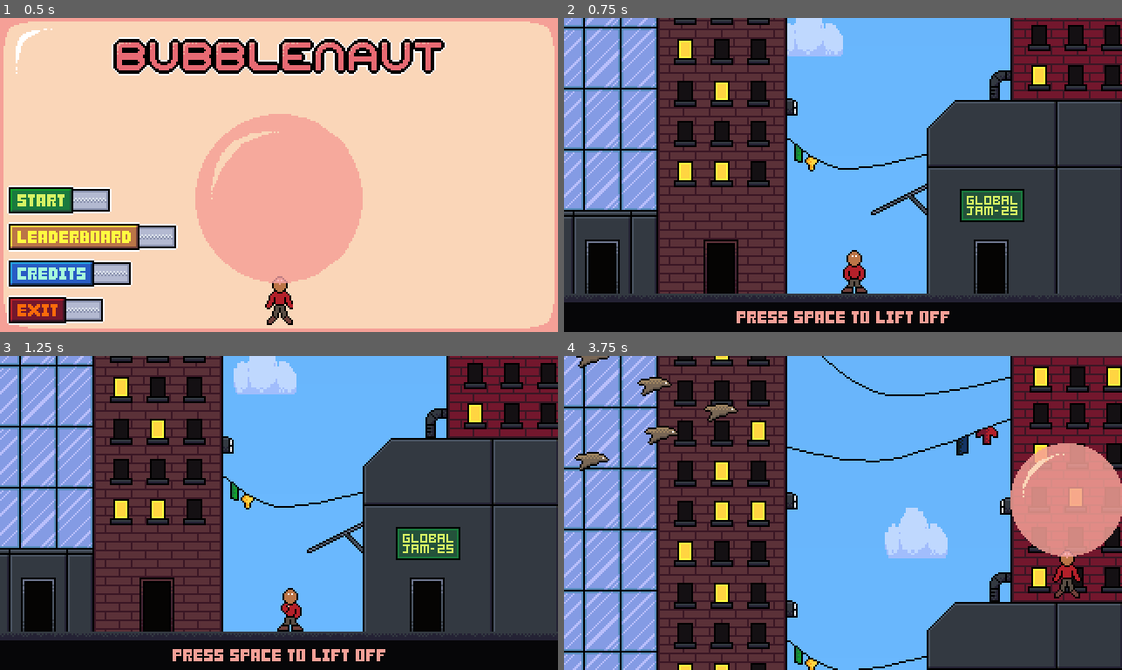
Above: before the commit, frames 1-4 (two rows, left to right).
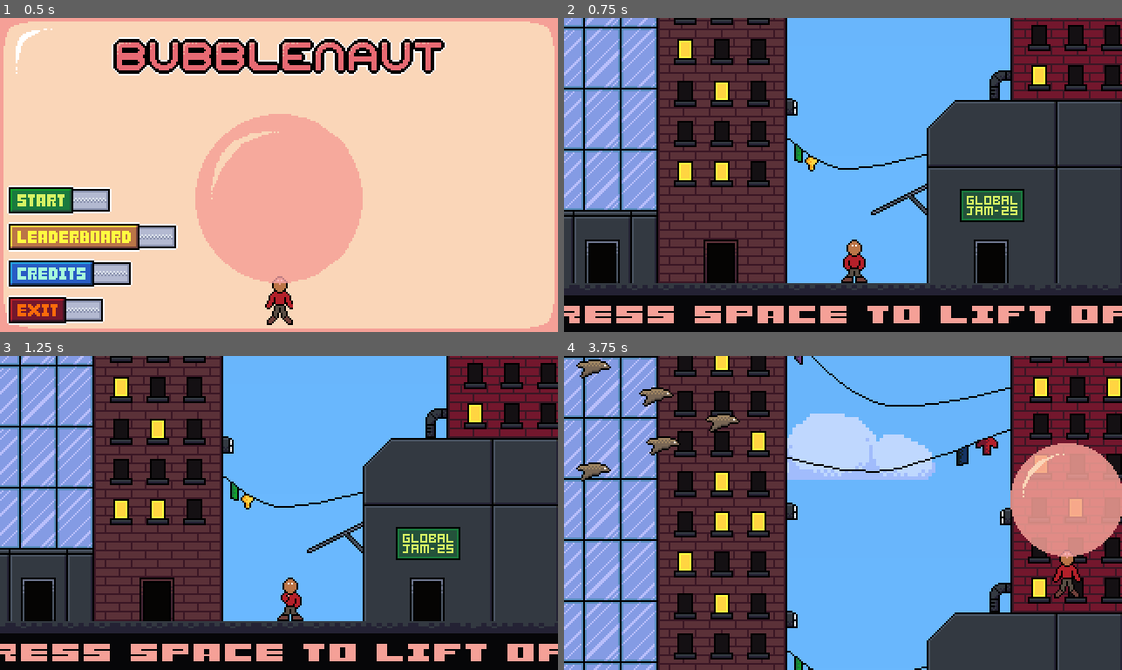
Above: after the commit, the same moments.

Repository: eagle-eye-scouter/GGJ_BubbleBlowing
Game: Godot game, scene res://scenes/main_menu.tscn
The game is run twice, just before and just after one commit, with the same random seed, the same clock (stepped at 60 frames per second) and the same inputs.
Inputs (mouse positions are in pixels of both pictures, inside the frame that each line leads up to):
- Up to frame 1 (0.5 s): no input
- Up to frame 2 (0.75 s): click (658, 200) at 0.5 s
- Up to frame 3 (1.25 s): no input
- Up to frame 4 (3.75 s): tap Enter (ui_accept) at 1.25, 1.52, 2.27 s; hold D (player_right) 1.28-2.03 s; hold Space (player_breath) 1.28-2.03 s; hold S (player_down) 2.03-2.78 s; tap End (sacred_mode) at 2.1, 3.6 s; hold D (player_right) 2.78-3.53 s; hold Space (player_breath) 2.78-3.53 s; hold W (player_up) from 3.53 s (still down)

Frame 1 is identical in both runs. In frame 2, 8.9% of the frame differs, in the area x 0-100%, y 0-98%; in frame 3, 9.0%; in frame 4, 35%, in the area x 0-100%, y 0-100%.

Commit message:
Reorder backdrop, add birds

Diff:
--- a/scenes/scroll_world.tscn
+++ b/scenes/scroll_world.tscn
@@ -89,157 +89,183 @@
 
 [node name="Dynamic" type="Node2D" parent="."]
 
+[node name="Clouds" type="Node2D" parent="Dynamic"]
+z_index = -1
+position = Vector2(159, 172)
+scale = Vector2(3, 1.333)
+
+[node name="Stars" type="Sprite2D" parent="Dynamic/Clouds"]
+position = Vector2(-7.66666, -11826)
+scale = Vector2(0.333333, 0.750188)
+texture = ExtResource("16_gvx8e")
+
+[node name="Cloud0" parent="Dynamic/Clouds" instance=ExtResource("5_74hj0")]
+position = Vector2(-23.6667, -1335.33)
+scale = Vector2(0.666667, 1.50038)
+
+[node name="Cloud1" parent="Dynamic/Clouds" instance=ExtResource("5_74hj0")]
+position = Vector2(-31.6667, -5332.33)
+scale = Vector2(0.666667, 1.50038)
+
+[node name="Cloud2" parent="Dynamic/Clouds" instance=ExtResource("5_74hj0")]
+position = Vector2(29.6667, -2049.51)
+scale = Vector2(0.666667, 1.50038)
+
+[node name="Cloud3" parent="Dynamic/Clouds" instance=ExtResource("5_74hj0")]
+position = Vector2(-7.66666, -8315.08)
+scale = Vector2(0.666667, 1.50038)
+
+[node name="Cloud4" parent="Dynamic/Clouds" instance=ExtResource("5_74hj0")]
+position = Vector2(24.3333, -8117.03)
+scale = Vector2(0.666667, 1.50038)
+
+[node name="Cloud5" parent="Dynamic/Clouds" instance=ExtResource("5_74hj0")]
+position = Vector2(-21, -7624.91)
+scale = Vector2(0.666667, 1.50038)
+
+[node name="Cloud6" parent="Dynamic/Clouds" instance=ExtResource("5_74hj0")]
+position = Vector2(5.66667, -6922.73)
+scale = Vector2(0.666667, 1.50038)
+
+[node name="Cloud7" parent="Dynamic/Clouds" instance=ExtResource("5_74hj0")]
+position = Vector2(-15.6667, -6436.61)
+scale = Vector2(0.666667, 1.50038)
+
+[node name="Cloud8" parent="Dynamic/Clouds" instance=ExtResource("5_74hj0")]
+position = Vector2(19, -5800.45)
+scale = Vector2(0.666667, 1.50038)
+
+[node name="Cloud9" parent="Dynamic/Clouds" instance=ExtResource("5_74hj0")]
+position = Vector2(19, -4450.11)
+scale = Vector2(0.666667, 1.50038)
+
+[node name="Cloud10" parent="Dynamic/Clouds" instance=ExtResource("5_74hj0")]
+position = Vector2(-26.3333, -4195.8)
+scale = Vector2(0.666667, 1.50038)
+
+[node name="Cloud11" parent="Dynamic/Clouds" instance=ExtResource("5_74hj0")]
+position = Vector2(3, -3315.83)
+scale = Vector2(0.666667, 1.50038)
+
+[node name="Stars3" type="Sprite2D" parent="Dynamic/Clouds"]
+position = Vector2(0.333336, -11615.9)
+rotation = -1.57079
+scale = Vector2(0.750188, -0.333333)
+texture = ExtResource("16_gvx8e")
+
+[node name="CloudB1" parent="Dynamic/Clouds" instance=ExtResource("5_74hj0")]
+position = Vector2(-71.6667, -759.19)
+scale = Vector2(0.666667, 1.50038)
+
+[node name="Sprite2D" parent="Dynamic/Clouds/CloudB1" index="0"]
+texture = ExtResource("7_xh6x7")
+
+[node name="CloudB2" parent="Dynamic/Clouds" instance=ExtResource("5_74hj0")]
+position = Vector2(-61, -1659.41)
+scale = Vector2(0.666667, 1.50038)
+
+[node name="Sprite2D" parent="Dynamic/Clouds/CloudB2" index="0"]
+texture = ExtResource("7_xh6x7")
+
+[node name="CloudB3" parent="Dynamic/Clouds" instance=ExtResource("5_74hj0")]
+position = Vector2(-39.6667, -897.224)
+scale = Vector2(0.666667, 1.50038)
+
+[node name="Sprite2D" parent="Dynamic/Clouds/CloudB3" index="0"]
+texture = ExtResource("7_xh6x7")
+
+[node name="CloudB4" parent="Dynamic/Clouds" instance=ExtResource("5_74hj0")]
+position = Vector2(40.3333, -1089.27)
+scale = Vector2(0.666667, 1.50038)
+
+[node name="Sprite2D" parent="Dynamic/Clouds/CloudB4" index="0"]
+texture = ExtResource("7_xh6x7")
+
+[node name="Stars4" type="Sprite2D" parent="Dynamic/Clouds"]
+position = Vector2(3, -11892)
+rotation = -1.57079
+scale = Vector2(0.750188, -0.333333)
+texture = ExtResource("16_gvx8e")
+
+[node name="CloudB5" parent="Dynamic/Clouds" instance=ExtResource("5_74hj0")]
+position = Vector2(-42.3333, -1263.32)
+scale = Vector2(0.666667, 1.50038)
+
+[node name="Sprite2D" parent="Dynamic/Clouds/CloudB5" index="0"]
+texture = ExtResource("7_xh6x7")
+
+[node name="CloudB6" parent="Dynamic/Clouds" instance=ExtResource("5_74hj0")]
+position = Vector2(-39.6667, -2433.61)
+scale = Vector2(0.666667, 1.50038)
+
+[node name="Sprite2D" parent="Dynamic/Clouds/CloudB6" index="0"]
+texture = ExtResource("7_xh6x7")
+
+[node name="CloudB7" parent="Dynamic/Clouds" instance=ExtResource("5_74hj0")]
+position = Vector2(-13, -3873.97)
+scale = Vector2(0.666667, 1.50038)
+
+[node name="Sprite2D" parent="Dynamic/Clouds/CloudB7" index="0"]
+texture = ExtResource("7_xh6x7")
+
+[node name="CloudC1" parent="Dynamic/Clouds" instance=ExtResource("5_74hj0")]
+position = Vector2(-66.3333, -2985.75)
+scale = Vector2(0.666667, 1.50038)
+
+[node name="Sprite2D" parent="Dynamic/Clouds/CloudC1" index="0"]
+texture = ExtResource("8_0vi3f")
+
+[node name="CloudC2" parent="Dynamic/Clouds" instance=ExtResource("5_74hj0")]
+position = Vector2(21.6667, -1815.45)
+scale = Vector2(0.666667, 1.50038)
+
+[node name="Sprite2D" parent="Dynamic/Clouds/CloudC2" index="0"]
+texture = ExtResource("8_0vi3f")
+
+[node name="CloudC3" parent="Dynamic/Clouds" instance=ExtResource("5_74hj0")]
+position = Vector2(13.6667, -3837.96)
+scale = Vector2(0.666667, 1.50038)
+
+[node name="Sprite2D" parent="Dynamic/Clouds/CloudC3" index="0"]
+texture = ExtResource("8_0vi3f")
+
+[node name="CloudC4" parent="Dynamic/Clouds" instance=ExtResource("5_74hj0")]
+position = Vector2(-23.6667, -2217.55)
+scale = Vector2(0.666667, 1.50038)
+
+[node name="Sprite2D" parent="Dynamic/Clouds/CloudC4" index="0"]
+texture = ExtResource("8_0vi3f")
+
+[node name="CloudC5" parent="Dynamic/Clouds" instance=ExtResource("5_74hj0")]
+position = Vector2(-63.6667, -471.118)
+scale = Vector2(0.666667, 1.50038)
+
+[node name="Sprite2D" parent="Dynamic/Clouds/CloudC5" index="0"]
+texture = ExtResource("8_0vi3f")
+
+[node name="CloudC6" parent="Dynamic/Clouds" instance=ExtResource("5_74hj0")]
+position = Vector2(-21, -165.041)
+scale = Vector2(0.666667, 1.50038)
+
+[node name="Sprite2D" parent="Dynamic/Clouds/CloudC6" index="0"]
+texture = ExtResource("8_0vi3f")
+
+[node name="CloudC7" parent="Dynamic/Clouds" instance=ExtResource("5_74hj0")]
+position = Vector2(-34.3333, -381.095)
+scale = Vector2(0.666667, 1.50038)
+
+[node name="Sprite2D" parent="Dynamic/Clouds/CloudC7" index="0"]
+texture = ExtResource("8_0vi3f")
+
+[node name="Stars2" type="Sprite2D" parent="Dynamic/Clouds"]
+position = Vector2(8.33334, -11795.9)
+rotation = 3.14159
+scale = Vector2(0.333333, -0.750188)
+texture = ExtResource("16_gvx8e")
+
 [node name="FloorGrass" parent="Dynamic" instance=ExtResource("3_xqx3g")]
-position = Vector2(160, 173)
-
-[node name="Clouds" type="Node2D" parent="Dynamic/FloorGrass"]
-z_index = -1
-
-[node name="Cloud0" parent="Dynamic/FloorGrass/Clouds" instance=ExtResource("5_74hj0")]
-position = Vector2(-23.6667, -1335.33)
-scale = Vector2(0.666667, 1.50038)
-
-[node name="Cloud1" parent="Dynamic/FloorGrass/Clouds" instance=ExtResource("5_74hj0")]
-position = Vector2(-31.6667, -5332.33)
-scale = Vector2(0.666667, 1.50038)
-
-[node name="Cloud2" parent="Dynamic/FloorGrass/Clouds" instance=ExtResource("5_74hj0")]
-position = Vector2(29.6667, -2049.51)
-scale = Vector2(0.666667, 1.50038)
-
-[node name="Cloud3" parent="Dynamic/FloorGrass/Clouds" instance=ExtResource("5_74hj0")]
-position = Vector2(-7.66666, -8315.08)
-scale = Vector2(0.666667, 1.50038)
-
-[node name="Cloud4" parent="Dynamic/FloorGrass/Clouds" instance=ExtResource("5_74hj0")]
-position = Vector2(24.3333, -8117.03)
-scale = Vector2(0.666667, 1.50038)
-
-[node name="Cloud5" parent="Dynamic/FloorGrass/Clouds" instance=ExtResource("5_74hj0")]
-position = Vector2(-21, -7624.91)
-scale = Vector2(0.666667, 1.50038)
-
-[node name="Cloud6" parent="Dynamic/FloorGrass/Clouds" instance=ExtResource("5_74hj0")]
-position = Vector2(5.66667, -6922.73)
-scale = Vector2(0.666667, 1.50038)
-
-[node name="Cloud7" parent="Dynamic/FloorGrass/Clouds" instance=ExtResource("5_74hj0")]
-position = Vector2(-15.6667, -6436.61)
-scale = Vector2(0.666667, 1.50038)
-
-[node name="Cloud8" parent="Dynamic/FloorGrass/Clouds" instance=ExtResource("5_74hj0")]
-position = Vector2(19, -5800.45)
-scale = Vector2(0.666667, 1.50038)
-
-[node name="Cloud9" parent="Dynamic/FloorGrass/Clouds" instance=ExtResource("5_74hj0")]
-position = Vector2(19, -4450.11)
-scale = Vector2(0.666667, 1.50038)
-
-[node name="Cloud10" parent="Dynamic/FloorGrass/Clouds" instance=ExtResource("5_74hj0")]
-position = Vector2(-26.3333, -4195.8)
-scale = Vector2(0.666667, 1.50038)
-
-[node name="Cloud11" parent="Dynamic/FloorGrass/Clouds" instance=ExtResource("5_74hj0")]
-position = Vector2(3, -3315.83)
-scale = Vector2(0.666667, 1.50038)
-
-[node name="CloudB1" parent="Dynamic/FloorGrass/Clouds" instance=ExtResource("5_74hj0")]
-position = Vector2(-71.6667, -759.19)
-scale = Vector2(0.666667, 1.50038)
-
-[node name="Sprite2D" parent="Dynamic/FloorGrass/Clouds/CloudB1" index="0"]
-texture = ExtResource("7_xh6x7")
-
-[node name="CloudB2" parent="Dynamic/FloorGrass/Clouds" instance=ExtResource("5_74hj0")]
-position = Vector2(-61, -1659.41)
-scale = Vector2(0.666667, 1.50038)
-
-[node name="Sprite2D" parent="Dynamic/FloorGrass/Clouds/CloudB2" index="0"]
-texture = ExtResource("7_xh6x7")
-
-[node name="CloudB3" parent="Dynamic/FloorGrass/Clouds" instance=ExtResource("5_74hj0")]
-position = Vector2(-39.6667, -897.224)
-scale = Vector2(0.666667, 1.50038)
-
-[node name="Sprite2D" parent="Dynamic/FloorGrass/Clouds/CloudB3" index="0"]
-texture = ExtResource("7_xh6x7")
-
-[node name="CloudB4" parent="Dynamic/FloorGrass/Clouds" instance=ExtResource("5_74hj0")]
-position = Vector2(40.3333, -1089.27)
-scale = Vector2(0.666667, 1.50038)
-
-[node name="Sprite2D" parent="Dynamic/FloorGrass/Clouds/CloudB4" index="0"]
-texture = ExtResource("7_xh6x7")
-
-[node name="CloudB5" parent="Dynamic/FloorGrass/Clouds" instance=ExtResource("5_74hj0")]
-position = Vector2(-42.3333, -1263.32)
-scale = Vector2(0.666667, 1.50038)
-
-[node name="Sprite2D" parent="Dynamic/FloorGrass/Clouds/CloudB5" index="0"]
-texture = ExtResource("7_xh6x7")
-
-[node name="CloudB6" parent="Dynamic/FloorGrass/Clouds" instance=ExtResource("5_74hj0")]
-position = Vector2(-39.6667, -2433.61)
-scale = Vector2(0.666667, 1.50038)
-
-[node name="Sprite2D" parent="Dynamic/FloorGrass/Clouds/CloudB6" index="0"]
-texture = ExtResource("7_xh6x7")
-
-[node name="CloudB7" parent="Dynamic/FloorGrass/Clouds" instance=ExtResource("5_74hj0")]
-position = Vector2(-13, -3873.97)
-scale = Vector2(0.666667, 1.50038)
-
-[node name="Sprite2D" parent="Dynamic/FloorGrass/Clouds/CloudB7" index="0"]
-texture = ExtResource("7_xh6x7")
-
-[node name="CloudC1" parent="Dynamic/FloorGrass/Clouds" instance=ExtResource("5_74hj0")]
-position = Vector2(-66.3333, -2985.75)
-scale = Vector2(0.666667, 1.50038)
-
-[node name="Sprite2D" parent="Dynamic/FloorGrass/Clouds/CloudC1" index="0"]
-texture = ExtResource("8_0vi3f")
-
-[node name="CloudC2" parent="Dynamic/FloorGrass/Clouds" instance=ExtResource("5_74hj0")]
-position = Vector2(21.6667, -1815.45)
-scale = Vector2(0.666667, 1.50038)
-
-[node name="Sprite2D" parent="Dynamic/FloorGrass/Clouds/CloudC2" index="0"]
-texture = ExtResource("8_0vi3f")
-
-[node name="CloudC3" parent="Dynamic/FloorGrass/Clouds" instance=ExtResource("5_74hj0")]
-position = Vector2(13.6667, -3837.96)
-scale = Vector2(0.666667, 1.50038)
-
-[node name="Sprite2D" parent="Dynamic/FloorGrass/Clouds/CloudC3" index="0"]
-texture = ExtResource("8_0vi3f")
-
-[node name="CloudC4" parent="Dynamic/FloorGrass/Clouds" instance=ExtResource("5_74hj0")]
-position = Vector2(-23.6667, -2217.55)
-scale = Vector2(0.666667, 1.50038)
-
-[node name="Sprite2D" parent="Dynamic/FloorGrass/Clouds/CloudC4" index="0"]
-texture = ExtResource("8_0vi3f")
-
-[node name="CloudC5" parent="Dynamic/FloorGrass/Clouds" instance=ExtResource("5_74hj0")]
-position = Vector2(-63.6667, -471.118)
-scale = Vector2(0.666667, 1.50038)
-
-[node name="Sprite2D" parent="Dynamic/FloorGrass/Clouds/CloudC5" index="0"]
-texture = ExtResource("8_0vi3f")
-
-[node name="CloudC6" parent="Dynamic/FloorGrass/Clouds" instance=ExtResource("5_74hj0")]
-position = Vector2(-21, -165.041)
-scale = Vector2(0.666667, 1.50038)
-
-[node name="Sprite2D" parent="Dynamic/FloorGrass/Clouds/CloudC6" index="0"]
-texture = ExtResource("8_0vi3f")
-
-[node name="CloudC7" parent="Dynamic/FloorGrass/Clouds" instance=ExtResource("5_74hj0")]
-position = Vector2(-34.3333, -381.095)
-scale = Vector2(0.666667, 1.50038)
-
-[node name="Sprite2D" parent="Dynamic/FloorGrass/Clouds/CloudC7" index="0"]
-texture = ExtResource("8_0vi3f")
+position = Vector2(159, 172)
+scale = Vector2(3, 1.333)
 
 [node name="SpawnerBird1" parent="Dynamic" instance=ExtResource("4_ptieh")]
 
@@ -599,6 +625,48 @@
 velocity = 200.0
 direction = Vector2(0.913, 0.408)
 
+[node name="SpawnerPlane3" parent="Dynamic" instance=ExtResource("4_ptieh")]
+position = Vector2(64, -4584)
+
+[node name="Trigger" parent="Dynamic/SpawnerPlane3" index="0"]
+position = Vector2(144, 280)
+scale = Vector2(12.64, 1)
+
+[node name="Collider" parent="Dynamic/SpawnerPlane3/Trigger" index="0"]
+position = Vector2(-4.35126, -3)
+shape = SubResource("RectangleShape2D_06o81")
+
+[node name="Bird6" parent="Dynamic/SpawnerPlane3/Fleet" index="0" instance=ExtResource("5_q1vn8")]
+position = Vector2(272, 200)
+scale = Vector2(1, 1)
+direction = Vector2(-1, 0)
+
+[node name="Bird7" parent="Dynamic/SpawnerPlane3/Fleet" index="1" instance=ExtResource("5_q1vn8")]
+position = Vector2(328, 56)
+scale = Vector2(1, 1)
+direction = Vector2(-1, 0)
+
+[node name="Bird8" parent="Dynamic/SpawnerPlane3/Fleet" index="2" instance=ExtResource("5_q1vn8")]
+position = Vector2(208, -120)
+scale = Vector2(1, 1)
+direction = Vector2(-1, 0)
+
+[node name="Bird9" parent="Dynamic/SpawnerPlane3/Fleet" index="3" instance=ExtResource("5_q1vn8")]
+position = Vector2(32, -136)
+scale = Vector2(1, 1)
+direction = Vector2(-1, 0)
+
+[node name="Bird10" parent="Dynamic/SpawnerPlane3/Fleet" index="4" instance=ExtResource("5_q1vn8")]
+position = Vector2(128, -176)
+scale = Vector2(1, 1)
+direction = Vector2(-1, 0)
+
+[node name="Plane" parent="Dynamic/SpawnerPlane3/Fleet" index="5" instance=ExtResource("7_rhndl")]
+position = Vector2(-184, 24)
+rotation = -0.387463
+velocity = 200.0
+direction = Vector2(0.926, -0.378)
+
 [node name="SpawnerBird4" parent="Dynamic" instance=ExtResource("4_ptieh")]
 position = Vector2(67, -3204)
 
@@ -702,6 +770,54 @@
 scale = Vector2(-1, -1)
 direction = Vector2(-1, 0)
 
+[node name="Bird17" parent="Dynamic/SpawnerBird5/Fleet" index="12" instance=ExtResource("5_q1vn8")]
+position = Vector2(408, -368)
+rotation = 3.14159
+scale = Vector2(-1, -1)
+direction = Vector2(-1, 0)
+
+[node name="Bird18" parent="Dynamic/SpawnerBird5/Fleet" index="13" instance=ExtResource("5_q1vn8")]
+position = Vector2(392, -392)
+rotation = 3.14159
+scale = Vector2(-1, -1)
+direction = Vector2(-1, 0)
+
+[node name="Bird19" parent="Dynamic/SpawnerBird5/Fleet" index="14" instance=ExtResource("5_q1vn8")]
+position = Vector2(424, -392)
+rotation = 3.14159
+scale = Vector2(-1, -1)
+direction = Vector2(-1, 0)
+
+[node name="Bird20" parent="Dynamic/SpawnerBird5/Fleet" index="15" instance=ExtResource("5_q1vn8")]
+position = Vector2(440, -408)
+rotation = 3.14159
+scale = Vector2(-1, -1)
+direction = Vector2(-1, 0)
+
+[node name="Bird21" parent="Dynamic/SpawnerBird5/Fleet" index="16" instance=ExtResource("5_q1vn8")]
+position = Vector2(376, -408)
+rotation = 3.14159
+scale = Vector2(-1, -1)
+direction = Vector2(-1, 0)
+
+[node name="Bird22" parent="Dynamic/SpawnerBird5/Fleet" index="17" instance=ExtResource("5_q1vn8")]
+position = Vector2(392, -424)
+rotation = 3.14159
+scale = Vector2(-1, -1)
+direction = Vector2(-1, 0)
+
+[node name="Bird23" parent="Dynamic/SpawnerBird5/Fleet" index="18" instance=ExtResource("5_q1vn8")]
+position = Vector2(424, -424)
+rotation = 3.14159
+scale = Vector2(-1, -1)
+direction = Vector2(-1, 0)
+
+[node name="Bird24" parent="Dynamic/SpawnerBird5/Fleet" index="19" instance=ExtResource("5_q1vn8")]
+position = Vector2(408, -416)
+rotation = 3.14159
+scale = Vector2(-1, -1)
+direction = Vector2(-1, 0)
+
 [node name="SpawnerAsteroid" parent="Dynamic" instance=ExtResource("4_ptieh")]
 position = Vector2(68, -5993)
 
@@ -715,14 +831,32 @@
 
 [node name="Asteroid" parent="Dynamic/SpawnerAsteroid/Fleet" index="0" instance=ExtResource("8_1kd0q")]
 position = Vector2(-240, -176)
-scale = Vector2(-3, 3)
+scale = Vector2(-2, 2)
 velocity = 200.0
 direction = Vector2(1.3, -1)
 
 [node name="Asteroid2" parent="Dynamic/SpawnerAsteroid/Fleet" index="1" instance=ExtResource("8_1kd0q")]
+position = Vector2(-108, -399)
+rotation = 0.750492
+velocity = 100.0
+direction = Vector2(1.3, -1)
+
+[node name="Asteroid4" parent="Dynamic/SpawnerAsteroid/Fleet" index="2" instance=ExtResource("8_1kd0q")]
+position = Vector2(-212, -1183)
+rotation = 0.750492
+velocity = 100.0
+direction = Vector2(1.3, -1)
+
+[node name="Asteroid5" parent="Dynamic/SpawnerAsteroid/Fleet" index="3" instance=ExtResource("8_1kd0q")]
+position = Vector2(-420, -1135)
+rotation = 0.750492
+velocity = 100.0
+direction = Vector2(1.3, -1)
+
+[node name="Asteroid3" parent="Dynamic/SpawnerAsteroid/Fleet" index="4" instance=ExtResource("8_1kd0q")]
 position = Vector2(-287, -566)
 rotation = 1.39626
-scale = Vector2(-3, 3)
+scale = Vector2(-2, 2)
 velocity = 200.0
 direction = Vector2(1.3, -1)
 
@@ -767,27 +901,6 @@
 
 [node name="UfoTracker" type="Marker2D" parent="Dynamic/UFO"]
 
-[node name="Stars" type="Sprite2D" parent="Dynamic"]
-position = Vector2(136, -15592)
-texture = ExtResource("16_gvx8e")
-
-[node name="Stars2" type="Sprite2D" parent="Dynamic"]
-position = Vector2(184, -15552)
-scale = Vector2(-1, 1)
-texture = ExtResource("16_gvx8e")
-
-[node name="Stars3" type="Sprite2D" parent="Dynamic"]
-position = Vector2(160, -15312)
-rotation = 1.5708
-scale = Vector2(-1, 1)
-texture = ExtResource("16_gvx8e")
-
-[node name="Stars4" type="Sprite2D" parent="Dynamic"]
-position = Vector2(168, -15680)
-rotation = 1.5708
-scale = Vector2(-1, 1)
-texture = ExtResource("16_gvx8e")
-
 [node name="Fixed" type="Node2D" parent="."]
 
 [node name="LeftWall" type="StaticBody2D" parent="Fixed"]
@@ -812,20 +925,20 @@
 shape = SubResource("RectangleShape2D_qiv8v")
 debug_color = Color(0.7, 0, 0, 0.419608)
 
-[editable path="Dynamic/FloorGrass/Clouds/CloudB1"]
-[editable path="Dynamic/FloorGrass/Clouds/CloudB2"]
-[editable path="Dynamic/FloorGrass/Clouds/CloudB3"]
-[editable path="Dynamic/FloorGrass/Clouds/CloudB4"]
-[editable path="Dynamic/FloorGrass/Clouds/CloudB5"]
-[editable path="Dynamic/FloorGrass/Clouds/CloudB6"]
-[editable path="Dynamic/FloorGrass/Clouds/CloudB7"]
-[editable path="Dynamic/FloorGrass/Clouds/CloudC1"]
-[editable path="Dynamic/FloorGrass/Clouds/CloudC2"]
-[editable path="Dynamic/FloorGrass/Clouds/CloudC3"]
-[editable path="Dynamic/FloorGrass/Clouds/CloudC4"]
-[editable path="Dynamic/FloorGrass/Clouds/CloudC5"]
-[editable path="Dynamic/FloorGrass/Clouds/CloudC6"]
-[editable path="Dynamic/FloorGrass/Clouds/CloudC7"]
+[editable path="Dynamic/Clouds/CloudB1"]
+[editable path="Dynamic/Clouds/CloudB2"]
+[editable path="Dynamic/Clouds/CloudB3"]
+[editable path="Dynamic/Clouds/CloudB4"]
+[editable path="Dynamic/Clouds/CloudB5"]
+[editable path="Dynamic/Clouds/CloudB6"]
+[editable path="Dynamic/Clouds/CloudB7"]
+[editable path="Dynamic/Clouds/CloudC1"]
+[editable path="Dynamic/Clouds/CloudC2"]
+[editable path="Dynamic/Clouds/CloudC3"]
+[editable path="Dynamic/Clouds/CloudC4"]
+[editable path="Dynamic/Clouds/CloudC5"]
+[editable path="Dynamic/Clouds/CloudC6"]
+[editable path="Dynamic/Clouds/CloudC7"]
 [editable path="Dynamic/SpawnerBird1"]
 [editable path="Dynamic/SpawnerBird8"]
 [editable path="Dynamic/SpawnerBird9"]
@@ -836,6 +949,7 @@
 [editable path="Dynamic/SpawnerBird7"]
 [editable path="Dynamic/SpawnerPlane"]
 [editable path="Dynamic/SpawnerPlane2"]
+[editable path="Dynamic/SpawnerPlane3"]
 [editable path="Dynamic/SpawnerBird4"]
 [editable path="Dynamic/SpawnerBird5"]
 [editable path="Dynamic/SpawnerAsteroid"]
Not shown: 1 places in scenes/scroll_world.tscn that only renumber resources
